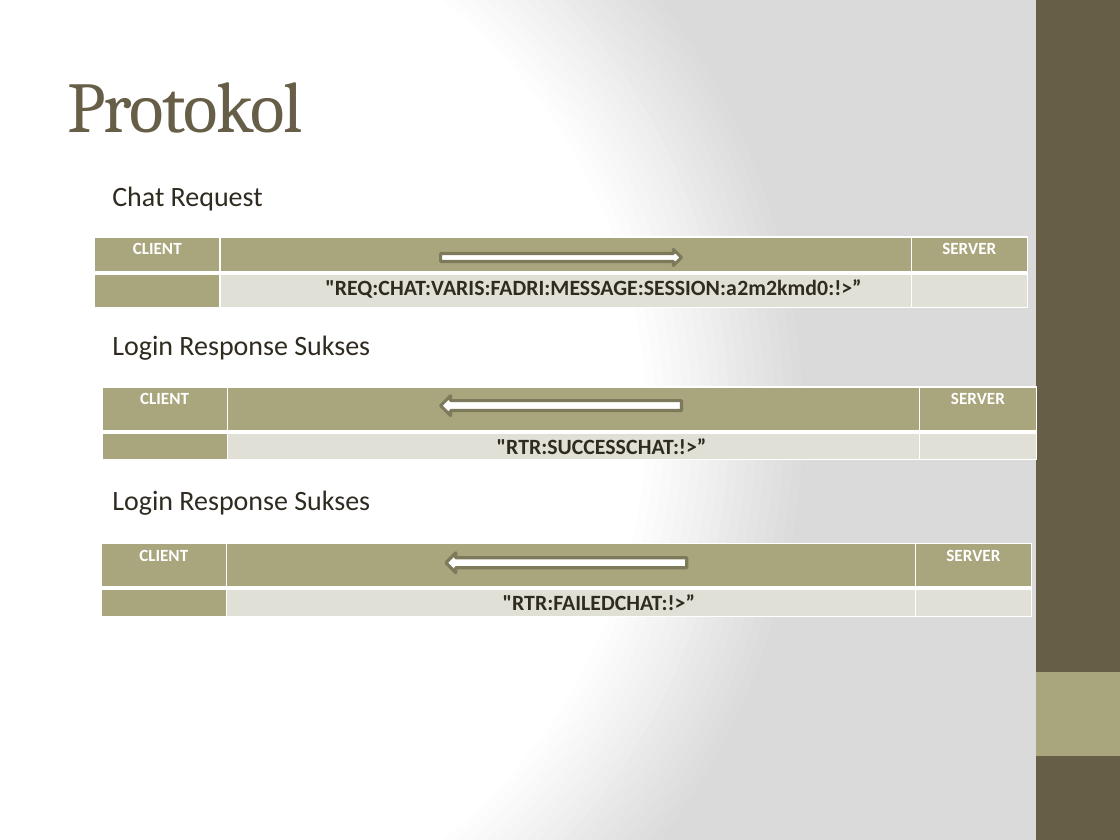
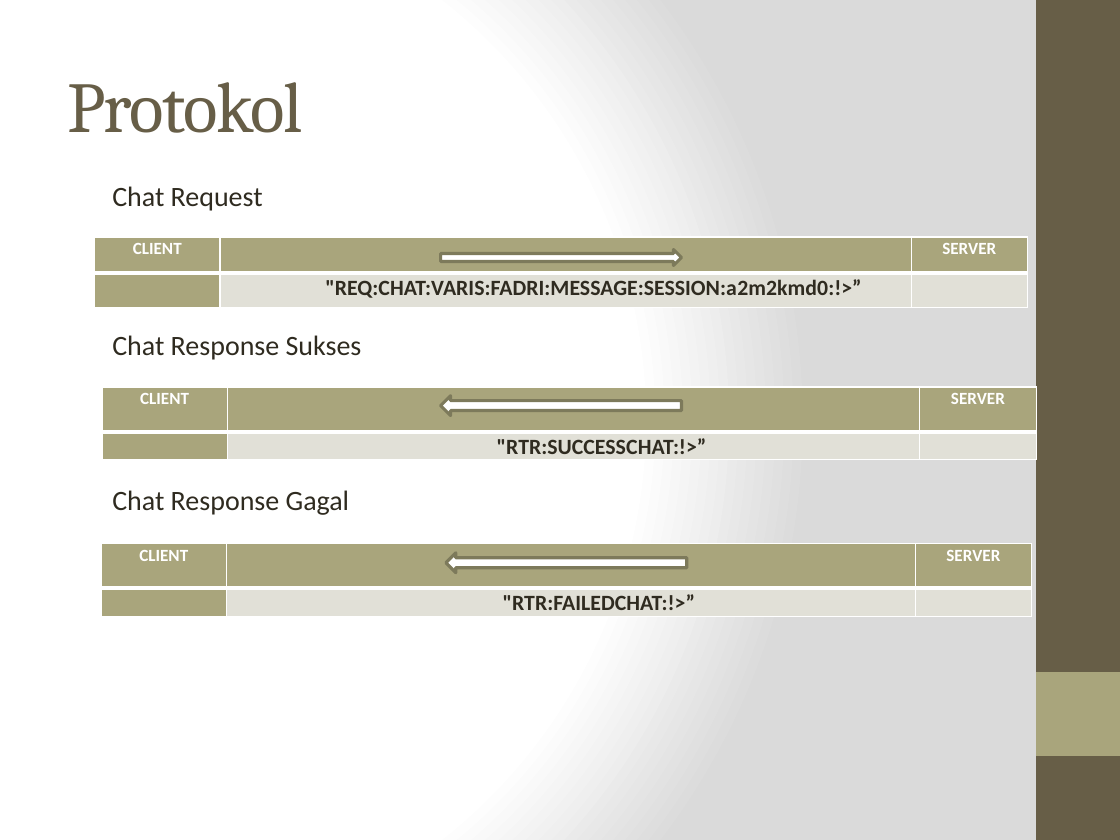
Before and after one commit to alvarisi/KIJ-chat, a slide deck: slide 5 of Presentasi.pptx. Drawn at 1120x840 pixels with LibreOffice and Linux fonts; fonts in the diff are those of the drawing. Boxes give left, top, right and bottom in pixels: in the first picture for what was removed or moved away, otherwise in the second. Text is boxed around its words. In the diff, an @@ line names an element or a change of style, - is before the commit and + after.

```diff
--- a/Presentasi.pptx
+++ b/Presentasi.pptx
@@ text at (x1=112, y1=335, x2=362, y2=360): text changed @@
-Login Response Sukses
+Chat Response Sukses
@@ text at (x1=112, y1=490, x2=350, y2=515): text changed @@
-Login Response Sukses
+Chat Response Gagal
```
Also in this commit, not shown: 5 other slides changed, 3 slides added.
